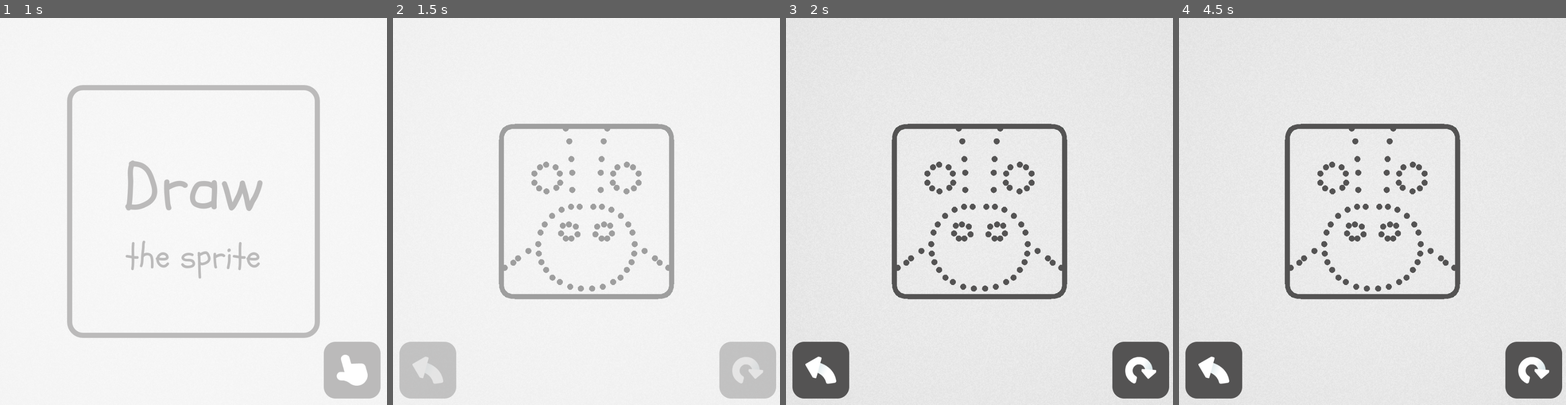
Above: before the commit, frames 1-4 (left to right).
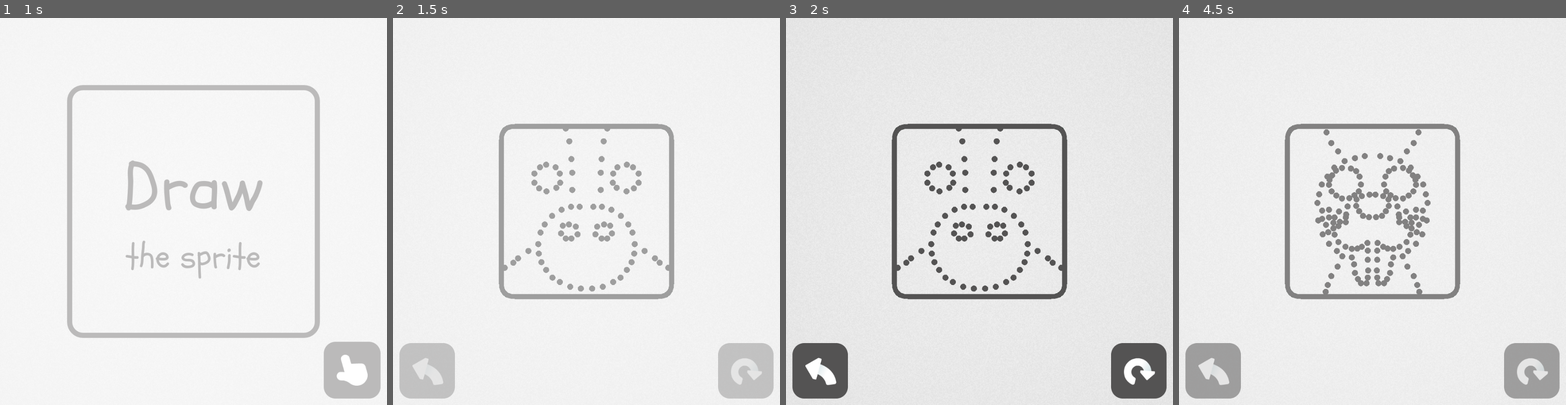
Above: after the commit, the same moments.

Repository: dernier-grie/draw-the-sprite
Game: Godot game, scene res://scenes/main.tscn
Two runs of this game, one before a commit and one after it. Both use one fixed random seed, a clock stepped at 60 frames per second and the inputs below.
Inputs (mouse positions are in pixels of both pictures, inside the frame that each line leads up to):
- Up to frame 1 (1 s): move the mouse to (278, 192) at 0.52 s; click (278, 192) at 0.67 s
- Up to frame 2 (1.5 s): click (427, 370) at 1.27 s
- Up to frame 3 (2 s): no input
- Up to frame 4 (4.5 s): click (1531, 370) at 2.02 s; click (1531, 370) at 2.77 s; click (1531, 370) at 3.52 s; move the mouse to (1372, 211) at 4.27 s; click (1372, 211) at 4.42 s

Frame 1 is identical in both runs. In frame 2, 0.4% of the frame differs, in the area x 1-99%, y 83-99%; in frame 3, 0.6%; in frame 4, 10%, in the area x 1-99%, y 27-99%.

Commit message:
tentative draw controls
repeat the scheme to display touch hint; add buttons to perform an action in the touch hint; instead of _input which would fire first, use _unhandled input to show the hints when the input hasn't been processed first; set mouse to ignore on the necessary scenes

Diff:
--- a/scenes/draw/draw.gd
+++ b/scenes/draw/draw.gd
@@ -15,6 +15,9 @@
 @onready var touch_hint_back: TouchHint = $ControlsContainer/TouchHintBack
 @onready var touch_hint_restart: TouchHint = $ControlsContainer/TouchHintRestart
 
+@onready var button_back: Button = $ControlsContainer/TouchHintBack/MarginContainer/PanelContainer/ButtonBack
+@onready var button_restart: Button = $ControlsContainer/TouchHintRestart/MarginContainer/PanelContainer/ButtonRestart
+
 var animal_data: AnimalData
 
 func _ready() -> void:
@@ -22,6 +25,7 @@
 	_setup_animal()
 	_setup_frame()
 	_setup_canvas()
+	_setup_controls()
 
 func _setup_animal():
 	texture_rect_animal.texture = animal_data.texture
@@ -42,13 +46,17 @@
 		child.queue_free()
 	canvas_container.add_child(canvas)
 
+func _setup_controls():
+	button_back.pressed.connect(_on_button_back_pressed)
+	button_restart.pressed.connect(_on_button_restart_pressed)
+
 func _on_canvas_drawn():
 	var tween = create_tween()
 	tween.tween_property(texture_rect_animal, "modulate:a", 1.0, reveal_duration)
 	tween.parallel().tween_property(texture_rect_frame, "modulate:a", 0.0, reveal_duration)
 	tween.parallel().tween_property(canvas_container, "modulate:a", 0.0, reveal_duration)
 
-func _input(event: InputEvent) -> void:
+func _unhandled_input(event: InputEvent) -> void:
 	if event is InputEventMouseButton and event.button_index == MOUSE_BUTTON_LEFT:
 		if not _is_in_canvas(event.position):
 			touch_hint_back.show_hint()
@@ -56,3 +64,9 @@
 
 func _is_in_canvas(pos: Vector2) -> bool:
 	return canvas_container.get_rect().has_point(pos)
+
+func _on_button_back_pressed():
+	Events.request_scene.emit(SceneLibraryData.SceneID.TITLE)
+
+func _on_button_restart_pressed():
+	Events.request_scene.emit(SceneLibraryData.SceneID.DRAW)
--- a/scenes/draw/draw.tscn
+++ b/scenes/draw/draw.tscn
@@ -34,93 +34,7 @@
 ui_color = Color(0.32941177, 0.3254902, 0.3254902, 1)
 
 [node name="Background" parent="." instance=ExtResource("15_8mcof")]
-
-[node name="ControlsContainer" type="Control" parent="."]
-layout_mode = 3
-anchors_preset = 15
-anchor_right = 1.0
-anchor_bottom = 1.0
-grow_horizontal = 2
-grow_vertical = 2
-
-[node name="TouchHintBack" parent="ControlsContainer" instance=ExtResource("17_8mcof")]
-layout_mode = 1
-anchors_preset = 2
-anchor_top = 1.0
-anchor_bottom = 1.0
-offset_top = -156.0
-offset_right = 156.0
-grow_vertical = 0
-scale = Vector2(0.75, 0.75)
-pivot_offset = Vector2(0, 156)
-
-[node name="MarginContainer" type="MarginContainer" parent="ControlsContainer/TouchHintBack"]
-custom_minimum_size = Vector2(100, 100)
-layout_mode = 1
-anchors_preset = 2
-anchor_top = 1.0
-anchor_bottom = 1.0
-offset_top = -192.0
-offset_right = 192.0
-grow_vertical = 0
-theme_override_constants/margin_left = 20
-theme_override_constants/margin_bottom = 20
-
-[node name="PanelContainer" type="PanelContainer" parent="ControlsContainer/TouchHintBack/MarginContainer"]
-layout_mode = 2
-theme_override_styles/panel = SubResource("StyleBoxFlat_04dcr")
-
-[node name="MarginContainer" type="MarginContainer" parent="ControlsContainer/TouchHintBack/MarginContainer/PanelContainer"]
-layout_mode = 2
-theme_override_constants/margin_left = 40
-theme_override_constants/margin_top = 40
-theme_override_constants/margin_right = 40
-theme_override_constants/margin_bottom = 40
-
-[node name="TextureRect" type="TextureRect" parent="ControlsContainer/TouchHintBack/MarginContainer/PanelContainer/MarginContainer"]
-layout_mode = 2
-texture = ExtResource("18_r2yso")
-
-[node name="TouchHintRestart" parent="ControlsContainer" instance=ExtResource("17_8mcof")]
-layout_mode = 1
-anchors_preset = 3
-anchor_left = 1.0
-anchor_top = 1.0
-anchor_right = 1.0
-anchor_bottom = 1.0
-offset_left = -156.0
-offset_top = -156.0
-grow_horizontal = 0
-grow_vertical = 0
-scale = Vector2(0.75, 0.75)
-pivot_offset = Vector2(0, 156)
-
-[node name="MarginContainer" type="MarginContainer" parent="ControlsContainer/TouchHintRestart"]
-custom_minimum_size = Vector2(100, 100)
-layout_mode = 1
-anchors_preset = 2
-anchor_top = 1.0
-anchor_bottom = 1.0
-offset_top = -192.0
-offset_right = 192.0
-grow_vertical = 0
-theme_override_constants/margin_left = 20
-theme_override_constants/margin_bottom = 20
-
-[node name="PanelContainer" type="PanelContainer" parent="ControlsContainer/TouchHintRestart/MarginContainer"]
-layout_mode = 2
-theme_override_styles/panel = SubResource("StyleBoxFlat_04dcr")
-
-[node name="MarginContainer" type="MarginContainer" parent="ControlsContainer/TouchHintRestart/MarginContainer/PanelContainer"]
-layout_mode = 2
-theme_override_constants/margin_left = 40
-theme_override_constants/margin_top = 40
-theme_override_constants/margin_right = 40
-theme_override_constants/margin_bottom = 40
-
-[node name="TextureRect" type="TextureRect" parent="ControlsContainer/TouchHintRestart/MarginContainer/PanelContainer/MarginContainer"]
-layout_mode = 2
-texture = ExtResource("19_r2yso")
+mouse_filter = 2
 
 [node name="AnimalContainer" type="CenterContainer" parent="."]
 anchors_preset = 8
@@ -161,6 +75,7 @@
 anchor_bottom = 1.0
 grow_horizontal = 2
 grow_vertical = 2
+mouse_filter = 2
 theme_override_constants/margin_left = 156
 theme_override_constants/margin_top = 156
 theme_override_constants/margin_right = 156
@@ -168,3 +83,108 @@
 
 [node name="CanvasContainer" type="Control" parent="MarginContainer"]
 layout_mode = 2
+
+[node name="ControlsContainer" type="Control" parent="."]
+layout_mode = 3
+anchors_preset = 15
+anchor_right = 1.0
+anchor_bottom = 1.0
+grow_horizontal = 2
+grow_vertical = 2
+mouse_filter = 2
+
+[node name="TouchHintBack" parent="ControlsContainer" instance=ExtResource("17_8mcof")]
+layout_mode = 1
+anchors_preset = 2
+anchor_top = 1.0
+anchor_bottom = 1.0
+offset_top = -156.0
+offset_right = 156.0
+grow_vertical = 0
+scale = Vector2(0.75, 0.75)
+pivot_offset = Vector2(0, 156)
+
+[node name="MarginContainer" type="MarginContainer" parent="ControlsContainer/TouchHintBack"]
+custom_minimum_size = Vector2(100, 100)
+layout_mode = 1
+anchors_preset = 2
+anchor_top = 1.0
+anchor_bottom = 1.0
+offset_top = -192.0
+offset_right = 192.0
+grow_vertical = 0
+theme_override_constants/margin_left = 20
+theme_override_constants/margin_bottom = 20
+
+[node name="PanelContainer" type="PanelContainer" parent="ControlsContainer/TouchHintBack/MarginContainer"]
+clip_contents = true
+layout_mode = 2
+theme_override_styles/panel = SubResource("StyleBoxFlat_r2yso")
+
+[node name="ButtonBack" type="Button" parent="ControlsContainer/TouchHintBack/MarginContainer/PanelContainer"]
+layout_mode = 2
+flat = true
+
+[node name="MarginContainer" type="MarginContainer" parent="ControlsContainer/TouchHintBack/MarginContainer/PanelContainer/ButtonBack"]
+layout_mode = 0
+offset_right = 176.0
+offset_bottom = 176.0
+theme_override_constants/margin_left = 40
+theme_override_constants/margin_top = 40
+theme_override_constants/margin_right = 40
+theme_override_constants/margin_bottom = 40
+
+[node name="TextureButtonBack" type="TextureRect" parent="ControlsContainer/TouchHintBack/MarginContainer/PanelContainer/ButtonBack/MarginContainer"]
+layout_mode = 2
+texture = ExtResource("18_r2yso")
+
+[node name="TouchHintRestart" parent="ControlsContainer" instance=ExtResource("17_8mcof")]
+layout_mode = 1
+anchors_preset = 3
+anchor_left = 1.0
+anchor_top = 1.0
+anchor_right = 1.0
+anchor_bottom = 1.0
+offset_left = -156.0
+offset_top = -156.0
+grow_horizontal = 0
+grow_vertical = 0
+scale = Vector2(0.75, 0.75)
+pivot_offset = Vector2(156, 156)
+
+[node name="MarginContainer" type="MarginContainer" parent="ControlsContainer/TouchHintRestart"]
+custom_minimum_size = Vector2(100, 100)
+layout_mode = 1
+anchors_preset = 3
+anchor_left = 1.0
+anchor_top = 1.0
+anchor_right = 1.0
+anchor_bottom = 1.0
+offset_left = -192.0
+offset_top = -192.0
+grow_horizontal = 0
+grow_vertical = 0
+theme_override_constants/margin_right = 20
+theme_override_constants/margin_bottom = 20
+
+[node name="PanelContainer" type="PanelContainer" parent="ControlsContainer/TouchHintRestart/MarginContainer"]
+clip_contents = true
+layout_mode = 2
+theme_override_styles/panel = SubResource("StyleBoxFlat_r2yso")
+
+[node name="ButtonRestart" type="Button" parent="ControlsContainer/TouchHintRestart/MarginContainer/PanelContainer"]
+layout_mode = 2
+flat = true
+
+[node name="MarginContainer" type="MarginContainer" parent="ControlsContainer/TouchHintRestart/MarginContainer/PanelContainer/ButtonRestart"]
+layout_mode = 0
+offset_right = 176.0
+offset_bottom = 176.0
+theme_override_constants/margin_left = 40
+theme_override_constants/margin_top = 40
+theme_override_constants/margin_right = 40
+theme_override_constants/margin_bottom = 40
+
+[node name="TextureButtonBack" type="TextureRect" parent="ControlsContainer/TouchHintRestart/MarginContainer/PanelContainer/ButtonRestart/MarginContainer"]
+layout_mode = 2
+texture = ExtResource("19_r2yso")
--- a/scenes/touch_hint/touch_hint.tscn
+++ b/scenes/touch_hint/touch_hint.tscn
@@ -1,6 +1,33 @@
 [gd_scene load_steps=6 format=3 uid="uid://clvumgovbwqyn"]
 
 [ext_resource type="Script" uid="uid://c24owr453ua0m" path="res://scenes/touch_hint/touch_hint.gd" id="1_8jwi8"]
+
+[sub_resource type="Animation" id="Animation_8jwi8"]
+length = 0.001
+tracks/0/type = "value"
+tracks/0/imported = false
+tracks/0/enabled = true
+tracks/0/path = NodePath(".:visible")
+tracks/0/interp = 1
+tracks/0/loop_wrap = true
+tracks/0/keys = {
+"times": PackedFloat32Array(0),
+"transitions": PackedFloat32Array(1),
+"update": 1,
+"values": [false]
+}
+tracks/1/type = "value"
+tracks/1/imported = false
+tracks/1/enabled = true
+tracks/1/path = NodePath(".:modulate")
+tracks/1/interp = 1
+tracks/1/loop_wrap = true
+tracks/1/keys = {
+"times": PackedFloat32Array(0),
+"transitions": PackedFloat32Array(1),
+"update": 0,
+"values": [Color(1, 1, 1, 0)]
+}
 
 [sub_resource type="Animation" id="Animation_gq1r0"]
 resource_name = "fade_in"
@@ -58,33 +85,6 @@
 "values": [Color(1, 1, 1, 1), Color(1, 1, 1, 0)]
 }
 
-[sub_resource type="Animation" id="Animation_8jwi8"]
-length = 0.001
-tracks/0/type = "value"
-tracks/0/imported = false
-tracks/0/enabled = true
-tracks/0/path = NodePath(".:visible")
-tracks/0/interp = 1
-tracks/0/loop_wrap = true
-tracks/0/keys = {
-"times": PackedFloat32Array(0),
-"transitions": PackedFloat32Array(1),
-"update": 1,
-"values": [false]
-}
-tracks/1/type = "value"
-tracks/1/imported = false
-tracks/1/enabled = true
-tracks/1/path = NodePath(".:modulate")
-tracks/1/interp = 1
-tracks/1/loop_wrap = true
-tracks/1/keys = {
-"times": PackedFloat32Array(0),
-"transitions": PackedFloat32Array(1),
-"update": 0,
-"values": [Color(1, 1, 1, 0)]
-}
-
 [sub_resource type="AnimationLibrary" id="AnimationLibrary_xrh0s"]
 _data = {
 &"RESET": SubResource("Animation_8jwi8"),
Not shown: 1 places in scenes/draw/draw.tscn that only renumber resources
